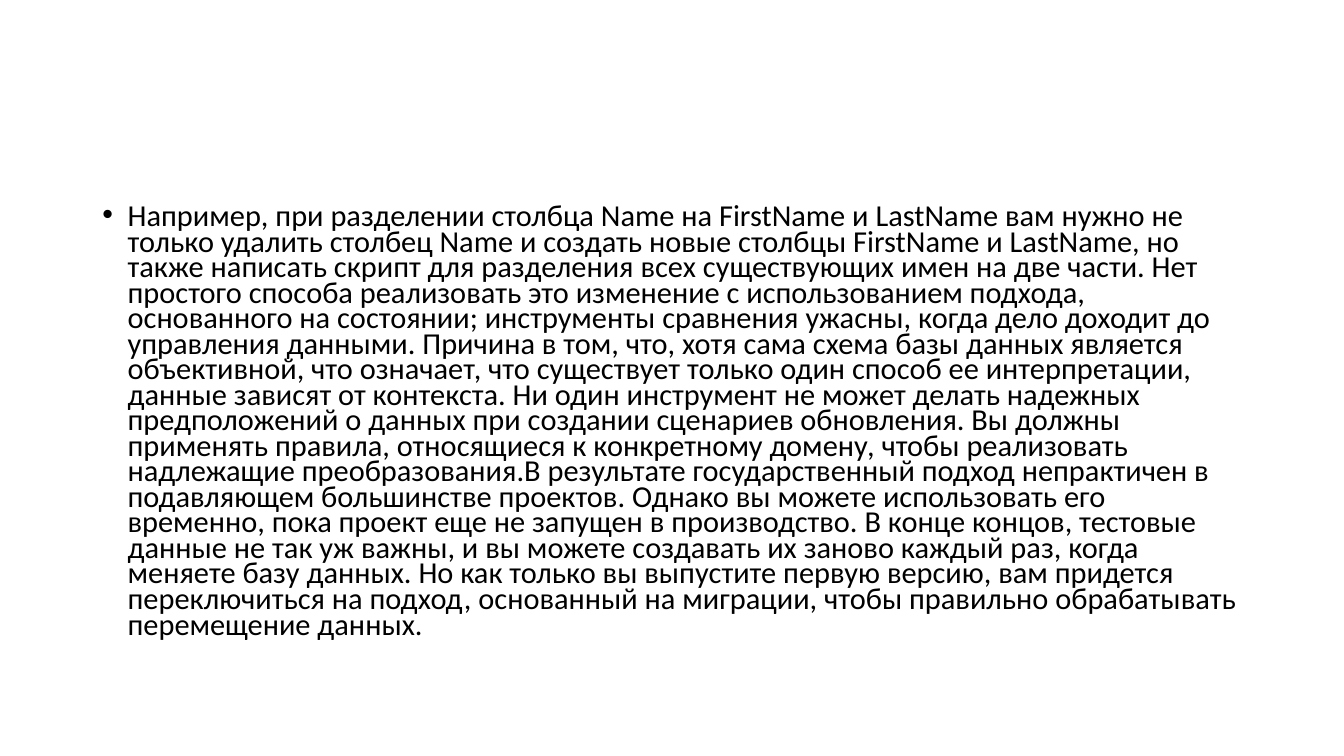
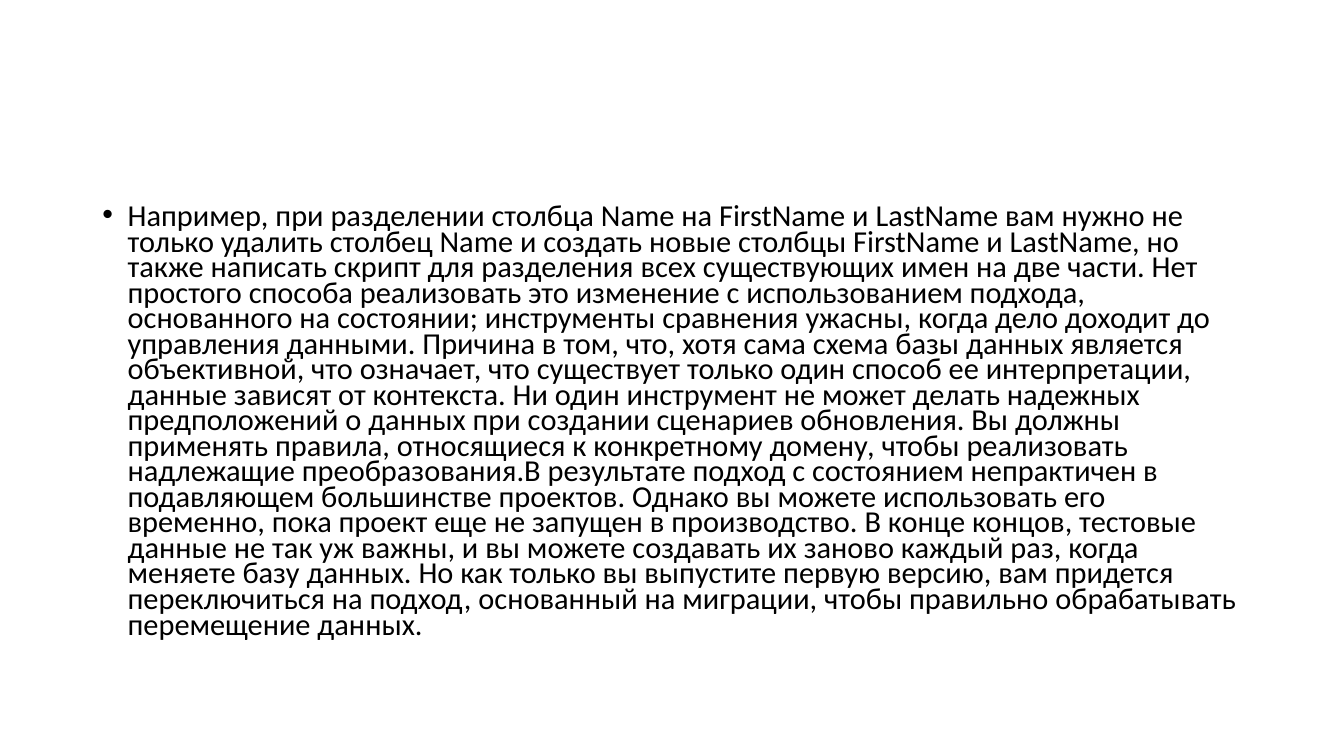
Before and after one commit to Sa1Gur/DbTest.Containers, a slide deck: slide 19 of DbaseTesting.pptx (slide 20 before the commit). Drawn at 1344x756 pixels with LibreOffice and Linux fonts; fonts in the diff are those of the drawing. Boxes give left, top, right and bottom in pixels: in the first picture for what was removed or moved away, otherwise in the second. Text is boxed around its words. In the diff, an @@ line names an element or a change of style, - is before the commit and + after.

Commit message:
cleanup text

```diff
--- a/DbaseTesting.pptx
+++ b/DbaseTesting.pptx
@@ text at (x1=128, y1=205, x2=1235, y2=640): text changed @@
-• Например, при разделении столбца Name на FirstName и LastName вам нужно не только удалить столбец Name и создать новые столбцы FirstName и LastName, но также написать скрипт для разделения всех существующих имен на две части. Нет простого способа реализовать это изменение с использованием подхода, основанного на состоянии; инструменты сравнения ужасны, когда дело доходит до управления данными. Причина в том, что, хотя сама схема базы данных является объективной, что означает, что существует только один способ ее интерпретации, данные зависят от контекста. Ни один инструмент не может делать надежных предположений о данных при создании сценариев обновления. Вы должны применять правила, относящиеся к конкретному домену, чтобы реализовать надлежащие преобразования.В результате государственный подход непрактичен в подавляющем большинстве проектов. Однако вы можете использовать его временно, пока проект еще не запущен в производство. В конце концов, тестовые данные не так уж важны, и вы можете создавать их заново каждый раз, когда меняете базу данных. Но как только вы выпустите первую версию, вам придется переключиться на подход, основанный на миграции, чтобы правильно обрабатывать перемещение данных.
+• Например, при разделении столбца Name на FirstName и LastName вам нужно не только удалить столбец Name и создать новые столбцы FirstName и LastName, но также написать скрипт для разделения всех существующих имен на две части. Нет простого способа реализовать это изменение с использованием подхода, основанного на состоянии; инструменты сравнения ужасны, когда дело доходит до управления данными. Причина в том, что, хотя сама схема базы данных является объективной, что означает, что существует только один способ ее интерпретации, данные зависят от контекста. Ни один инструмент не может делать надежных предположений о данных при создании сценариев обновления. Вы должны применять правила, относящиеся к конкретному домену, чтобы реализовать надлежащие преобразования.В результате подход с состоянием непрактичен в подавляющем большинстве проектов. Однако вы можете использовать его временно, пока проект еще не запущен в производство. В конце концов, тестовые данные не так уж важны, и вы можете создавать их заново каждый раз, когда меняете базу данных. Но как только вы выпустите первую версию, вам придется переключиться на подход, основанный на миграции, чтобы правильно обрабатывать перемещение данных.
```
Also in this commit, not shown: 20 other slides changed, 3 slides added, 4 slides removed.
